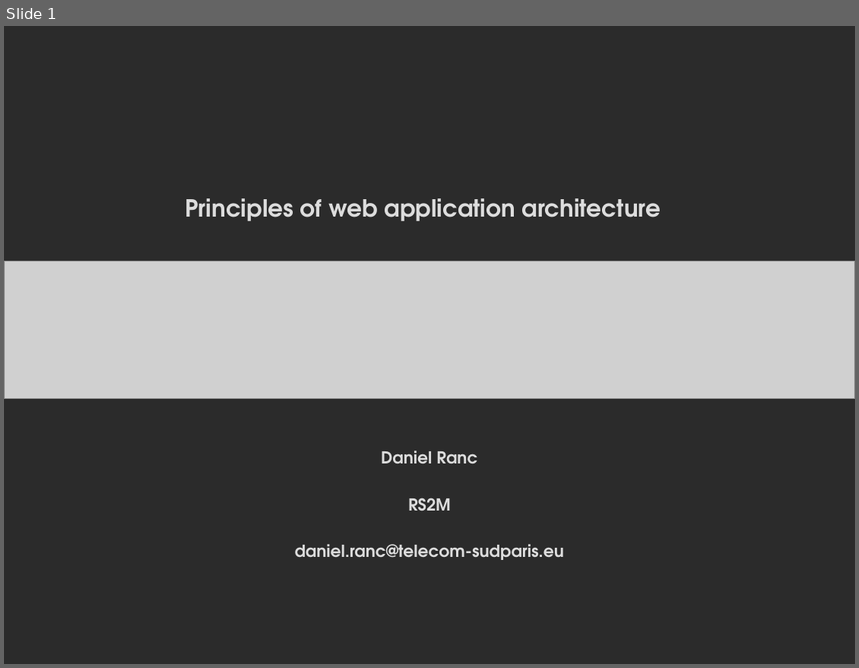
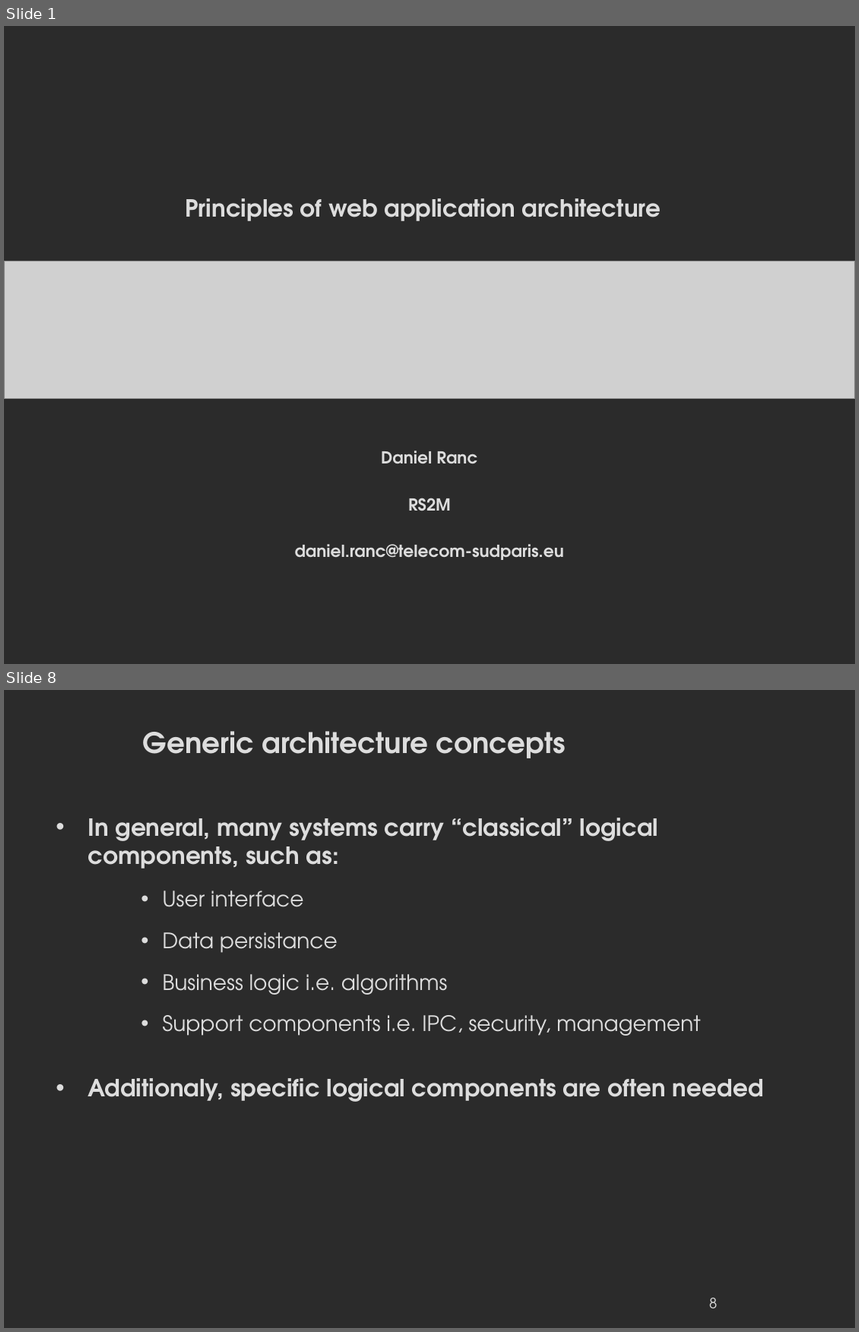
Before and after one commit to danielausparis/arch, a slide deck: archi-web.odp. Shown one above the other, each under a label of ours: slide 1 before the commit, slides 1 and 8 after it; the slides between them are not shown. The pictures are 859x668 and 859x1332 pixels, drawn with LibreOffice and Linux fonts; fonts in the diff are those of the drawing; grey boxes stand for pictures; background and template pictures are left out; a plain dark background stands for a picture behind light text. Boxes give left, top, right and bottom in pixels: in the first picture for what was removed or moved away, otherwise in the second. Text is boxed around its words. In the diff, an @@ line names an element or a change of style, - is before the commit and + after.

```diff
--- a/archi-web.odp
+++ b/archi-web.odp
@@ slide 8 added at box(4, 690, 855, 1328), background picture (left out) @@
@@ title added at box(143, 731, 566, 758), 24 pt, text #DDDDDD, bold @@
+Generic architecture concepts
@@ text added at box(88, 818, 764, 1102), 20 pt, text #DDDDDD, bold @@
+• In general, many systems carry “classical” logical components, such as:
+    • User interface
+    • Data persistance
+    • Business logic i.e. algorithms
+    • Support components i.e. IPC, security, management
+• Additionaly, specific logical components are often needed
@@ page number added at box(709, 1298, 717, 1309), 12 pt, text #DDDDDD @@
+8
```
Also in this commit, not shown: 1 slide changed, 13 other slides added, 1 slide removed.
